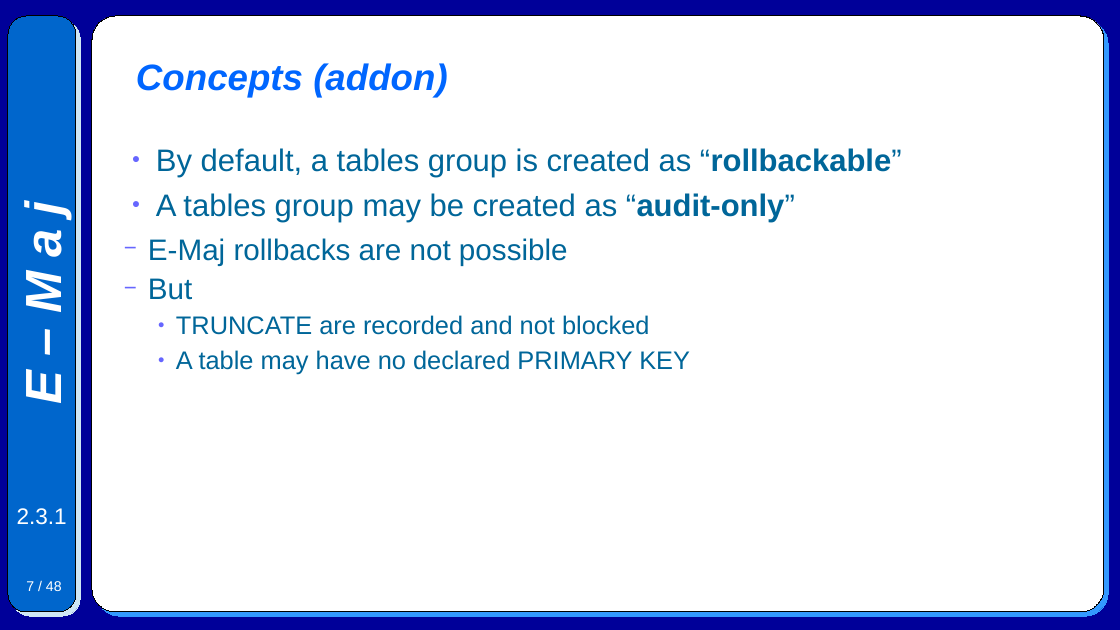
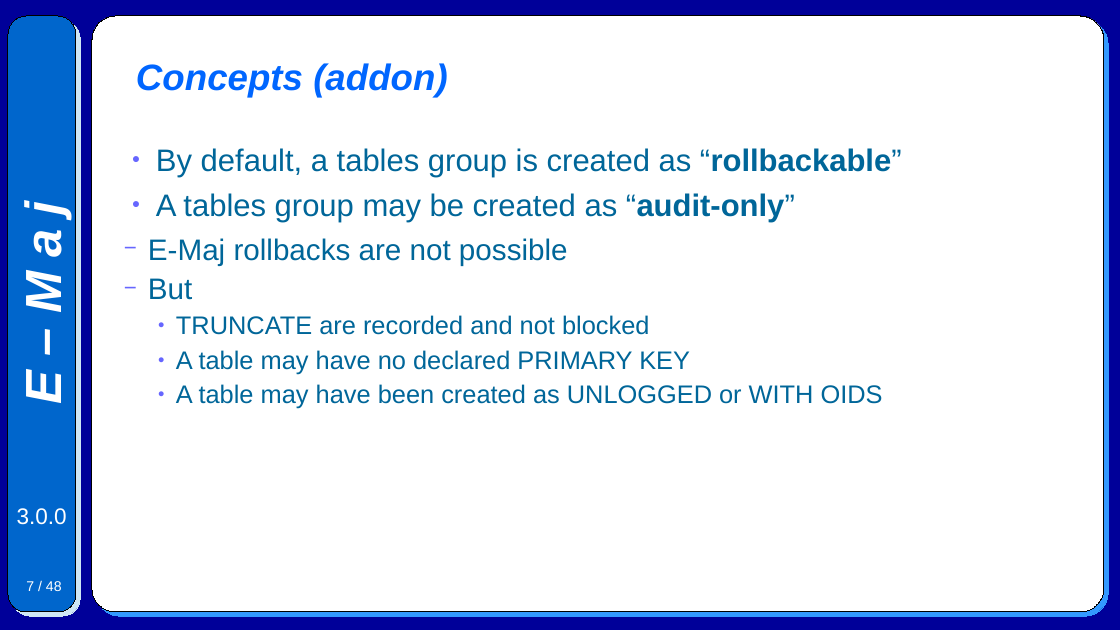
Before and after one commit to beaud76/emaj_doc, a slide deck: slide 7 of Emaj.devel_pres_en.odp. Drawn at 1120x630 pixels with LibreOffice and Linux fonts; fonts in the diff are those of the drawing. Boxes give left, top, right and bottom in pixels: in the first picture for what was removed or moved away, otherwise in the second. Text is boxed around its words. In the diff, an @@ line names an element or a change of style, - is before the commit and + after.

```diff
--- a/Emaj.devel_pres_en.odp
+++ b/Emaj.devel_pres_en.odp
@@ text at [176, 384, 883, 409]: paragraph added @@
+    ● A table may have been created as UNLOGGED or WITH OIDS
@@ text at [17, 508, 67, 525]: text changed @@
-2.3.1
+3.0.0
```
Also in this commit, not shown: 45 other slides changed, 6 other files.
